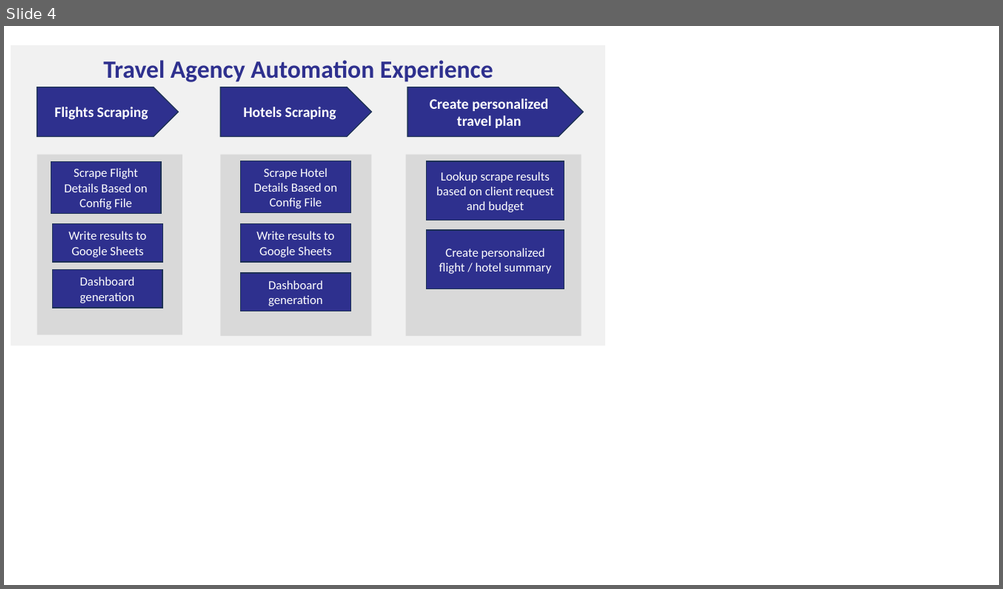
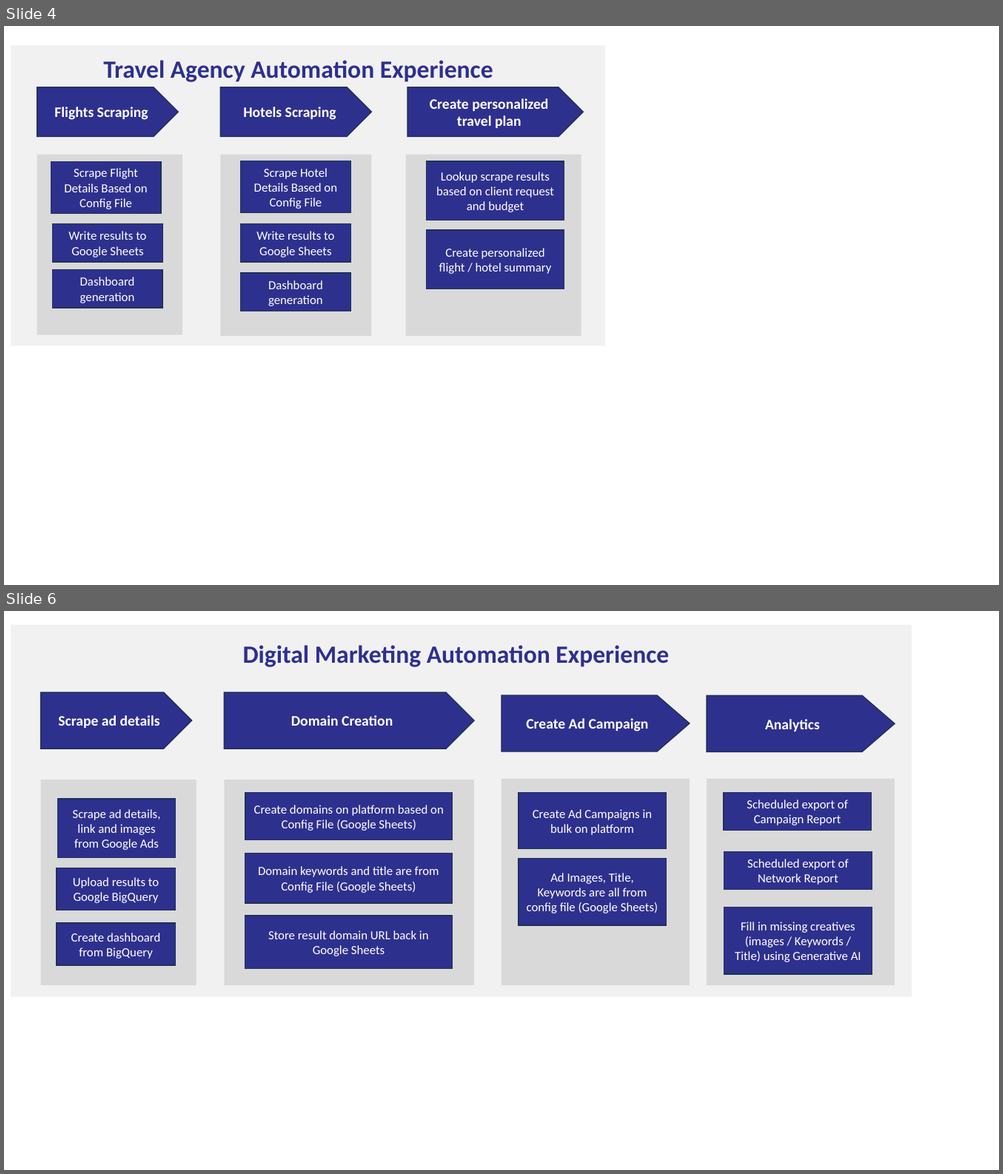
Before and after one commit to 113256/projects, a slide deck: Hyperautomation Stack.pptm. Shown one above the other, each under a label of ours: slide 4 before the commit, slides 4 and 6 after it; the slides between them are not shown. The pictures are 1003x589 and 1003x1174 pixels, drawn with LibreOffice and Linux fonts; fonts in the diff are those of the drawing. Boxes give left, top, right and bottom in pixels: in the first picture for what was removed or moved away, otherwise in the second. Text is boxed around its words. In the diff, an @@ line names an element or a change of style, - is before the commit and + after.

```diff
--- a/Hyperautomation Stack.pptm
+++ b/Hyperautomation Stack.pptm
@@ slide 6 added at <box>4,611,999,1170</box>, background #FFFFFF @@
@@ rectangle added at <box>11,624,911,997</box>, fill #F1F1F1 @@
@@ text added at <box>243,645,669,667</box>, 24 pt, text #2E308E, bold @@
+Digital Marketing Automation Experience
@@ pentagon arrow added at <box>40,692,191,749</box>, fill #2E308E, outline #1E3256 1 pt, 14 pt, text #FFFFFF, bold @@
+Scrape ad details
@@ pentagon arrow added at <box>224,692,474,749</box>, fill #2E308E, outline #1E3256 1 pt, 14 pt, text #FFFFFF, bold @@
+Domain Creation
@@ pentagon arrow added at <box>502,695,690,752</box>, fill #2E308E, outline #1E3256 1 pt, 14 pt, text #FFFFFF, bold @@
+Create Ad Campaign
@@ pentagon arrow added at <box>707,695,895,752</box>, fill #2E308E, outline #1E3256 1 pt, 14 pt, text #FFFFFF, bold @@
+Analytics
@@ rectangle added at <box>40,780,196,985</box>, fill #D9D9D9 @@
@@ rectangle added at <box>224,780,474,985</box>, fill #D9D9D9 @@
@@ rectangle added at <box>502,779,690,985</box>, fill #D9D9D9 @@
@@ rectangle added at <box>707,779,895,985</box>, fill #D9D9D9 @@
@@ rectangle added at <box>58,799,176,858</box>, fill #2E308E, outline #1E3256 1 pt, 12 pt, text #FFFFFF @@
+Scrape ad details, link and images from Google Ads
@@ rectangle added at <box>246,793,452,840</box>, fill #2E308E, outline #1E3256 1 pt, 12 pt, text #FFFFFF @@
+Create domains on platform based on Config File (Google Sheets)
@@ rectangle added at <box>518,793,666,849</box>, fill #2E308E, outline #1E3256 1 pt, 12 pt, text #FFFFFF @@
+Create Ad Campaigns in bulk on platform
@@ rectangle added at <box>723,793,871,830</box>, fill #2E308E, outline #1E3256 1 pt, 12 pt, text #FFFFFF @@
+Scheduled export of Campaign Report
@@ rectangle added at <box>245,854,452,903</box>, fill #2E308E, outline #1E3256 1 pt, 12 pt, text #FFFFFF @@
+Domain keywords and title are from Config File (Google Sheets)
@@ rectangle added at <box>724,852,872,889</box>, fill #2E308E, outline #1E3256 1 pt, 12 pt, text #FFFFFF @@
+Scheduled export of Network Report
@@ rectangle added at <box>57,869,175,910</box>, fill #2E308E, outline #1E3256 1 pt, 12 pt, text #FFFFFF @@
+Upload results to Google BigQuery
@@ rectangle added at <box>518,859,666,925</box>, fill #2E308E, outline #1E3256 1 pt, 12 pt, text #FFFFFF @@
+Ad Images, Title, Keywords are all from config file (Google Sheets)
@@ rectangle added at <box>245,916,452,969</box>, fill #2E308E, outline #1E3256 1 pt, 12 pt, text #FFFFFF @@
+Store result domain URL back in Google Sheets
@@ rectangle added at <box>724,907,872,974</box>, fill #2E308E, outline #1E3256 1 pt, 12 pt, text #FFFFFF @@
+Fill in missing creatives (images / Keywords / Title) using Generative AI
@@ rectangle added at <box>57,923,175,965</box>, fill #2E308E, outline #1E3256 1 pt, 12 pt, text #FFFFFF @@
+Create dashboard from BigQuery
```
Also in this commit, not shown: 1 other slide added, 4 other files.
